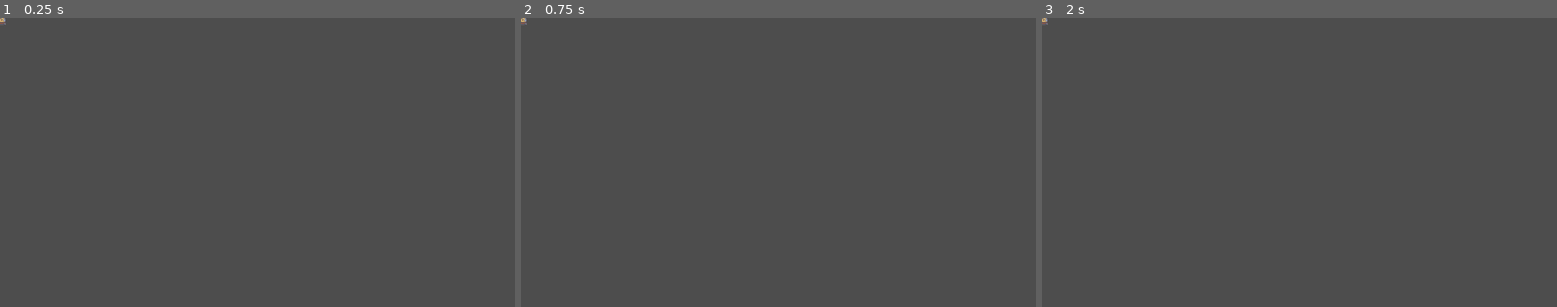
Above: before the commit, frames 1-3 (left to right).
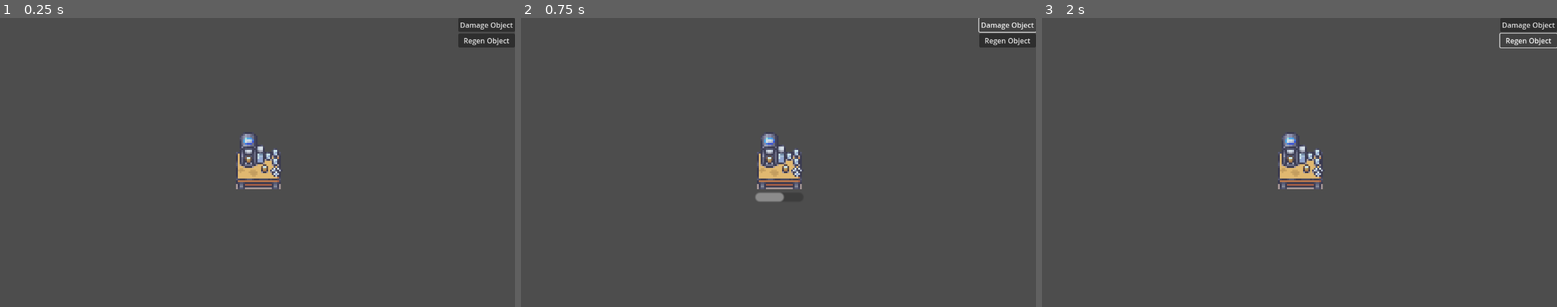
Above: after the commit, the same moments.

Repository: Towafius/AdroitGameJam
Game: Godot game, scene res://Scenes/Objects/BreakableObject.tscn
The game is run twice, just before and just after one commit, with the same random seed, the same clock (stepped at 60 frames per second) and the same inputs. This scene is started directly instead of the project's main scene.
Inputs (mouse positions are in pixels of both pictures, inside the frame that each line leads up to):
- Up to frame 1 (0.25 s): no input
- Up to frame 2 (0.75 s): click (1005, 23) at 0.5 s, where only the run after the commit has a clickable "Damage Object"
- Up to frame 3 (2 s): click (1526, 41) at 1.25 s, where only the run after the commit has a clickable "Regen Object"

The runs differ from the first frame. In frame 1, 1.9% of the frame differs, in the area x 0-100%, y 0-60%; in frame 2, 1.8%; in frame 3, 1.6%.

Commit message:
Player Setup

Diff:
--- a/adriotgamejam2025/Scenes/Objects/BreakableObject.tscn
+++ b/adriotgamejam2025/Scenes/Objects/BreakableObject.tscn
@@ -1,7 +1,25 @@
-[gd_scene load_steps=3 format=3 uid="uid://jjhle048n1ei"]
+[gd_scene load_steps=8 format=3 uid="uid://jjhle048n1ei"]
 
 [ext_resource type="Script" uid="uid://bpw32hn6qd5dt" path="res://Scenes/Objects/breakable_object.gd" id="1_6bgdp"]
 [ext_resource type="Texture2D" uid="uid://bsk13gq6a6sob" path="res://Assets/Modern_Office_Revamped_v1.2/4_Modern_Office_singles/16x16/Modern_Office_Singles_321.png" id="2_u7637"]
+[ext_resource type="Texture2D" uid="uid://b2favhtgqktkp" path="res://Assets/Modern_Office_Revamped_v1.2/4_Modern_Office_singles/16x16/Modern_Office_Singles_322.png" id="3_u7637"]
+[ext_resource type="Texture2D" uid="uid://ivlvsk824fkg" path="res://Assets/Modern_Office_Revamped_v1.2/4_Modern_Office_singles/16x16/Modern_Office_Singles_324.png" id="4_b6ikd"]
+
+[sub_resource type="Curve" id="Curve_s3q3b"]
+_data = [Vector2(0, 1), 0.0, 0.0, 0, 0, Vector2(0.62, 1), 0.0, 0.0, 0, 0, Vector2(1, 0), 0.0, 0.0, 0, 0]
+point_count = 3
+
+[sub_resource type="CurveTexture" id="CurveTexture_jg0c0"]
+curve = SubResource("Curve_s3q3b")
+
+[sub_resource type="ParticleProcessMaterial" id="ParticleProcessMaterial_obm2q"]
+particle_flag_disable_z = true
+direction = Vector3(0, -1, 0)
+spread = 60.0
+initial_velocity_min = 50.0
+initial_velocity_max = 50.0
+gravity = Vector3(0, 98, 0)
+alpha_curve = SubResource("CurveTexture_jg0c0")
 
 [node name="BreakableObject" type="Node2D"]
 script = ExtResource("1_6bgdp")
@@ -11,4 +29,51 @@
 
 [node name="BrokenSprite" type="Sprite2D" parent="."]
 visible = false
-texture = ExtResource("2_u7637")
+texture = ExtResource("3_u7637")
+
+[node name="CanvasLayer" type="CanvasLayer" parent="."]
+
+[node name="VBoxContainer" type="VBoxContainer" parent="CanvasLayer"]
+anchors_preset = 1
+anchor_left = 1.0
+anchor_right = 1.0
+offset_left = -127.0
+offset_bottom = 66.0
+grow_horizontal = 0
+
+[node name="Damage" type="Button" parent="CanvasLayer/VBoxContainer"]
+layout_mode = 2
+text = "Damage Object"
+
+[node name="Regen" type="Button" parent="CanvasLayer/VBoxContainer"]
+layout_mode = 2
+text = "Regen Object"
+
+[node name="HealthBar" type="ProgressBar" parent="."]
+anchors_preset = 8
+anchor_left = 0.5
+anchor_top = 0.5
+anchor_right = 0.5
+anchor_bottom = 0.5
+offset_left = -13.0
+offset_top = 17.0
+offset_right = 14.0
+offset_bottom = 22.0
+grow_horizontal = 2
+grow_vertical = 2
+value = 100.0
+show_percentage = false
+
+[node name="Camera2D" type="Camera2D" parent="."]
+zoom = Vector2(3.985, 3.985)
+
+[node name="BreakParticles" type="GPUParticles2D" parent="."]
+emitting = false
+amount = 4
+texture = ExtResource("4_b6ikd")
+one_shot = true
+explosiveness = 1.0
+process_material = SubResource("ParticleProcessMaterial_obm2q")
+
+[connection signal="pressed" from="CanvasLayer/VBoxContainer/Damage" to="." method="deal_50_damage_to_self_test"]
+[connection signal="pressed" from="CanvasLayer/VBoxContainer/Regen" to="." method="regenerate_object"]
--- a/adriotgamejam2025/Scenes/Objects/breakable_object.gd
+++ b/adriotgamejam2025/Scenes/Objects/breakable_object.gd
@@ -2,4 +2,48 @@
 
 class_name BreakableObject
 
-@export var health:int
+@export var max_health:int = 100
+
+@onready var unbroken_sprite: Sprite2D = $UnbrokenSprite
+@onready var broken_sprite: Sprite2D = $BrokenSprite
+@onready var health_bar: ProgressBar = $HealthBar
+@onready var break_particles: GPUParticles2D = $BreakParticles
+
+var health:int
+
+func _ready() -> void:
+	health = max_health
+
+	#Set up health bar
+	initialize_health_bar()
+
+func initialize_health_bar():
+	health_bar.max_value=max_health
+	health_bar.value=health
+	health_bar.hide()
+
+func break_object():
+	unbroken_sprite.hide()
+	broken_sprite.show()
+	break_particles.emitting = true
+
+func take_damage(damage_taken:int):
+	#Set new health
+	health -= damage_taken
+
+	#Change Fill Bar
+	health_bar.value=health
+	health_bar.show()
+
+	#Break if lower than 0
+	if (health<=0):
+		self.break_object()
+
+func regenerate_object():
+	health = max_health
+	unbroken_sprite.show()
+	broken_sprite.hide()
+	initialize_health_bar()
+
+func deal_50_damage_to_self_test():
+	take_damage(50)
--- /dev/null
+++ b/adriotgamejam2025/Scenes/Player/player.gd
@@ -0,0 +1,17 @@
+extends CharacterBody2D
+
+
+const SPEED = 300.0
+
+func _physics_process(delta: float) -> void:
+	# Get the input direction and handle the movement/deceleration.
+	# As good practice, you should replace UI actions with custom gameplay actions.
+	var direction := Vector2(Input.get_axis("move_left", "move_right"), Input.get_axis("move_up", "move_down"))
+	if direction:
+		velocity.x = direction.x * SPEED
+		velocity.y = direction.y * SPEED
+	else:
+		velocity.x = move_toward(velocity.x, 0, SPEED)
+		velocity.y = move_toward(velocity.y, 0, SPEED)
+
+	move_and_slide()
--- /dev/null
+++ b/adriotgamejam2025/Scenes/Player/player.tscn
@@ -0,0 +1,28 @@
+[gd_scene load_steps=6 format=3 uid="uid://beiqmv6x223mi"]
+
+[ext_resource type="Script" uid="uid://co4mhxtf1ubni" path="res://Scenes/Player/player.gd" id="1_a3d8c"]
+[ext_resource type="Texture2D" uid="uid://bbyih405wv5gu" path="res://Assets/Modern_Office_Revamped_v1.2/4_Modern_Office_singles/16x16/Modern_Office_Singles_329.png" id="1_uvnfx"]
+[ext_resource type="Script" uid="uid://dgbgdpglom8q6" path="res://Scenes/Player/weapon.gd" id="3_mtuoh"]
+[ext_resource type="Texture2D" uid="uid://dii2jarcgso25" path="res://Assets/Modern_Office_Revamped_v1.2/4_Modern_Office_singles/16x16/Modern_Office_Singles_290.png" id="3_xpcdj"]
+
+[sub_resource type="CapsuleShape2D" id="CapsuleShape2D_a3d8c"]
+
+[node name="Player" type="CharacterBody2D"]
+script = ExtResource("1_a3d8c")
+
+[node name="PlayerSprite" type="Sprite2D" parent="."]
+texture = ExtResource("1_uvnfx")
+
+[node name="CollisionShape2D" type="CollisionShape2D" parent="."]
+shape = SubResource("CapsuleShape2D_a3d8c")
+
+[node name="Camera2D" type="Camera2D" parent="."]
+zoom = Vector2(3, 3)
+
+[node name="WeaponPivot" type="Node2D" parent="."]
+script = ExtResource("3_mtuoh")
+
+[node name="Sprite2D" type="Sprite2D" parent="WeaponPivot"]
+position = Vector2(20, 0)
+rotation = -1.5708
+texture = ExtResource("3_xpcdj")
--- /dev/null
+++ b/adriotgamejam2025/Scenes/Player/weapon.gd
@@ -0,0 +1,11 @@
+extends Node2D
+
+
+# Called when the node enters the scene tree for the first time.
+func _ready() -> void:
+	pass # Replace with function body.
+
+
+# Called every frame. 'delta' is the elapsed time since the previous frame.
+func _process(delta: float) -> void:
+	look_at(get_global_mouse_position())
--- a/adriotgamejam2025/project.godot
+++ b/adriotgamejam2025/project.godot
@@ -15,6 +15,33 @@
 config/features=PackedStringArray("4.4", "Forward Plus")
 config/icon="res://Art/icon.svg"
 
+[input]
+
+move_right={
+"deadzone": 0.2,
+"events": [Object(InputEventKey,"resource_local_to_scene":false,"resource_name":"","device":-1,"window_id":0,"alt_pressed":false,"shift_pressed":false,"ctrl_pressed":false,"meta_pressed":false,"pressed":false,"keycode":0,"physical_keycode":68,"key_label":0,"unicode":100,"location":0,"echo":false,"script":null)
+, Object(InputEventKey,"resource_local_to_scene":false,"resource_name":"","device":-1,"window_id":0,"alt_pressed":false,"shift_pressed":false,"ctrl_pressed":false,"meta_pressed":false,"pressed":false,"keycode":0,"physical_keycode":4194321,"key_label":0,"unicode":0,"location":0,"echo":false,"script":null)
+]
+}
+move_left={
+"deadzone": 0.2,
+"events": [Object(InputEventKey,"resource_local_to_scene":false,"resource_name":"","device":-1,"window_id":0,"alt_pressed":false,"shift_pressed":false,"ctrl_pressed":false,"meta_pressed":false,"pressed":false,"keycode":0,"physical_keycode":65,"key_label":0,"unicode":97,"location":0,"echo":false,"script":null)
+, Object(InputEventKey,"resource_local_to_scene":false,"resource_name":"","device":-1,"window_id":0,"alt_pressed":false,"shift_pressed":false,"ctrl_pressed":false,"meta_pressed":false,"pressed":false,"keycode":0,"physical_keycode":4194319,"key_label":0,"unicode":0,"location":0,"echo":false,"script":null)
+]
+}
+move_up={
+"deadzone": 0.2,
+"events": [Object(InputEventKey,"resource_local_to_scene":false,"resource_name":"","device":-1,"window_id":0,"alt_pressed":false,"shift_pressed":false,"ctrl_pressed":false,"meta_pressed":false,"pressed":false,"keycode":0,"physical_keycode":87,"key_label":0,"unicode":119,"location":0,"echo":false,"script":null)
+, Object(InputEventKey,"resource_local_to_scene":false,"resource_name":"","device":-1,"window_id":0,"alt_pressed":false,"shift_pressed":false,"ctrl_pressed":false,"meta_pressed":false,"pressed":false,"keycode":0,"physical_keycode":4194320,"key_label":0,"unicode":0,"location":0,"echo":false,"script":null)
+]
+}
+move_down={
+"deadzone": 0.2,
+"events": [Object(InputEventKey,"resource_local_to_scene":false,"resource_name":"","device":-1,"window_id":0,"alt_pressed":false,"shift_pressed":false,"ctrl_pressed":false,"meta_pressed":false,"pressed":false,"keycode":0,"physical_keycode":83,"key_label":0,"unicode":115,"location":0,"echo":false,"script":null)
+, Object(InputEventKey,"resource_local_to_scene":false,"resource_name":"","device":-1,"window_id":0,"alt_pressed":false,"shift_pressed":false,"ctrl_pressed":false,"meta_pressed":false,"pressed":false,"keycode":0,"physical_keycode":4194322,"key_label":0,"unicode":0,"location":0,"echo":false,"script":null)
+]
+}
+
 [rendering]
 
 textures/canvas_textures/default_texture_filter=0
Not shown, added: adriotgamejam2025/Scenes/Player/player.gd.uid
Not shown, added: adriotgamejam2025/Scenes/Player/weapon.gd.uid
